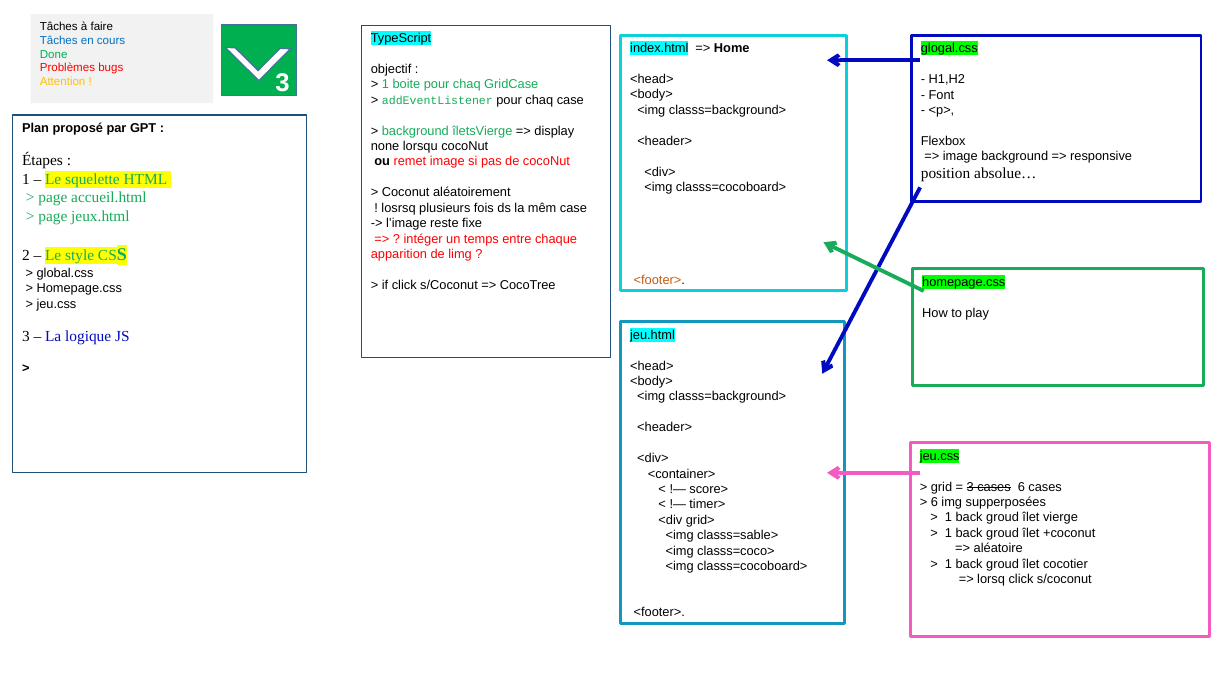
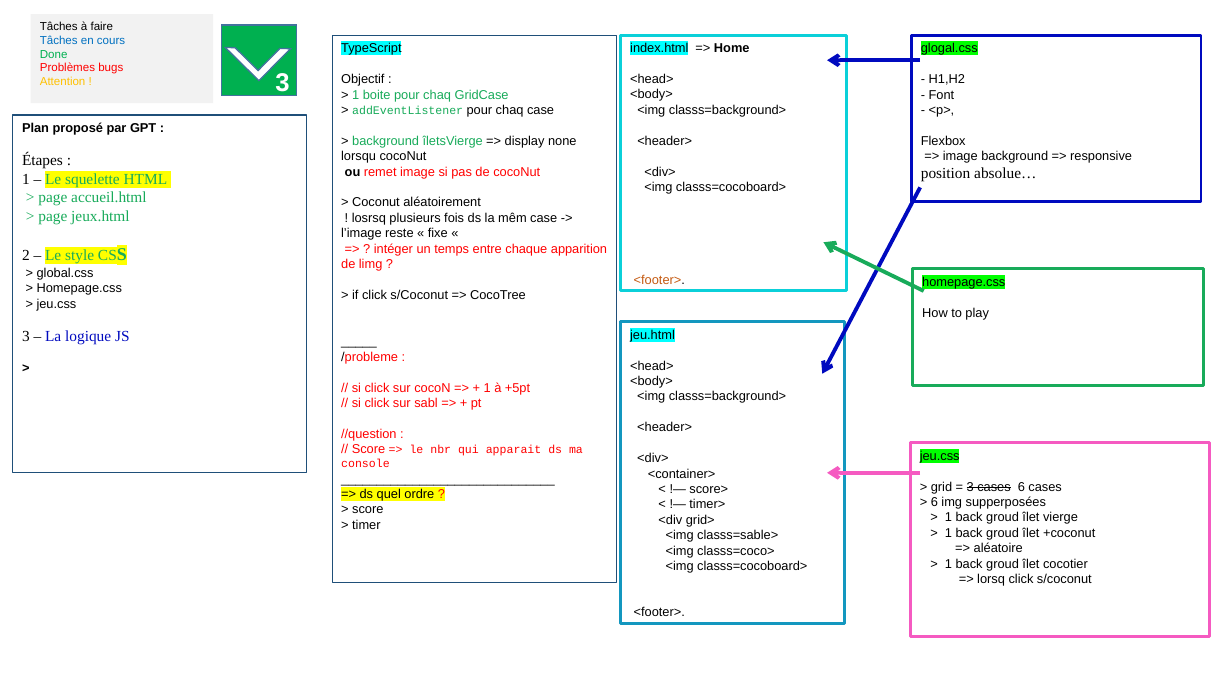
Before and after one commit to Laurence-LaurencE/B4_game-jam, a slide deck: slide 4 of 0_doc/RessouMaquette.pptx. Drawn at 1232x693 pixels with LibreOffice and Linux fonts; fonts in the diff are those of the drawing. Boxes give left, top, right and bottom in pixels: in the first picture for what was removed or moved away, otherwise in the second. Text is boxed around its words. In the diff, an @@ line names an element or a change of style, - is before the commit and + after.

Commit message:
commit 20250714 _ ajout score _balise ds index _ incrementation des points JS-DOM

```diff
--- a/0_doc/RessouMaquette.pptx
+++ b/0_doc/RessouMaquette.pptx
@@ rectangle "TypeScript": place and size @@
-rectangle "TypeScript" at bbox=[361, 25, 610, 358]
+rectangle "TypeScript" at bbox=[332, 35, 616, 582]
@@ text in rectangle at bbox=[341, 73, 384, 86]: text changed @@
-objectif :
+Objectif :
@@ text in rectangle at bbox=[341, 212, 557, 240]: text changed @@
-! losrsq plusieurs fois ds la mêm case -> l’image reste fixe
+! losrsq plusieurs fois ds la mêm case -> l’image reste « fixe «
@@ text in rectangle at bbox=[341, 351, 583, 529]: paragraphs added @@
+_____
+/probleme :
+// si click sur cocoN => + 1 à +5pt
+// si click sur sabl => + pt
+//question :
+// Score => le nbr qui apparait ds ma console
+______________________________
+=> ds quel ordre ?
+> score
+> timer
```
Also in this commit, not shown: 5 other files.
